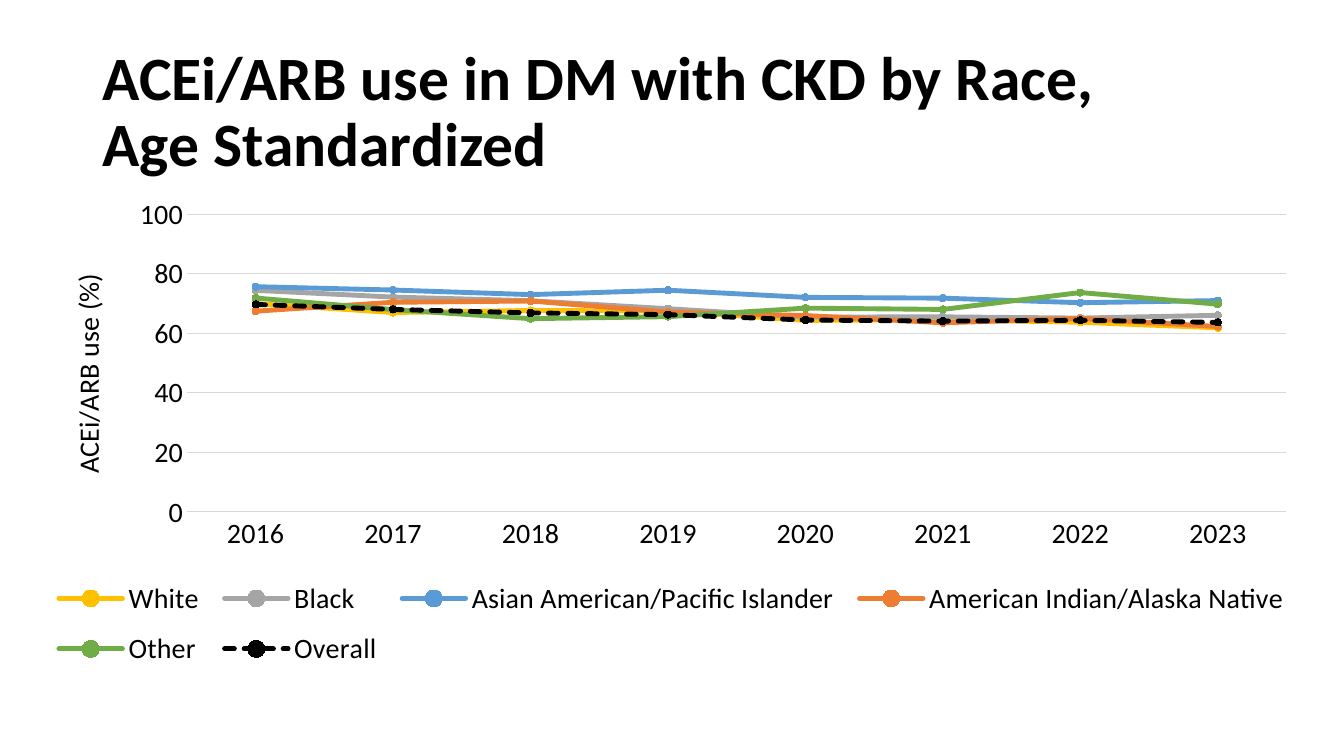
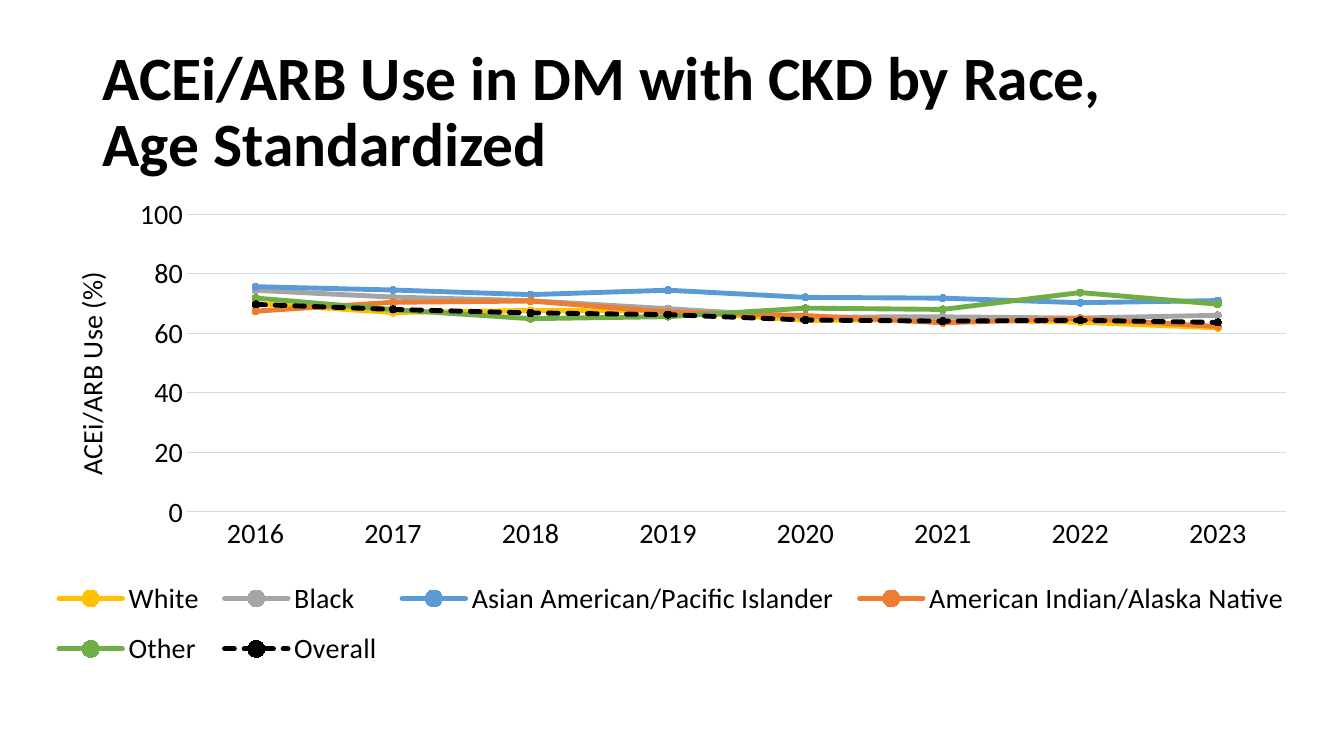
Before and after one commit to CDCgov/nccdphp-ddt-kdss, a slide deck: slide 8 of CKDSurveillance/PPT/Q814.pptx. Drawn at 1344x756 pixels with LibreOffice and Linux fonts; fonts in the diff are those of the drawing; background and template pictures are left out. Boxes give left, top, right and bottom in pixels: in the first picture for what was removed or moved away, otherwise in the second. Text is boxed around its words. In the diff, an @@ line names an element or a change of style, - is before the commit and + after.

```diff
--- a/CKDSurveillance/PPT/Q814.pptx
+++ b/CKDSurveillance/PPT/Q814.pptx
@@ title at (102, 56, 1101, 177): text changed @@
-ACEi/ARB use in DM with CKD by Race,
-Age Standardized
+ACEi/ARB Use in DM with CKD by Race,
+Age Standardized
@@ line chart at (42, 187, 1303, 691) @@
@@ value axis title "ACEi/ARB use (%) " to "ACEi/ARB Use (%) " @@
```
Also in this commit, not shown: 9 other slides changed, 3 other files.
